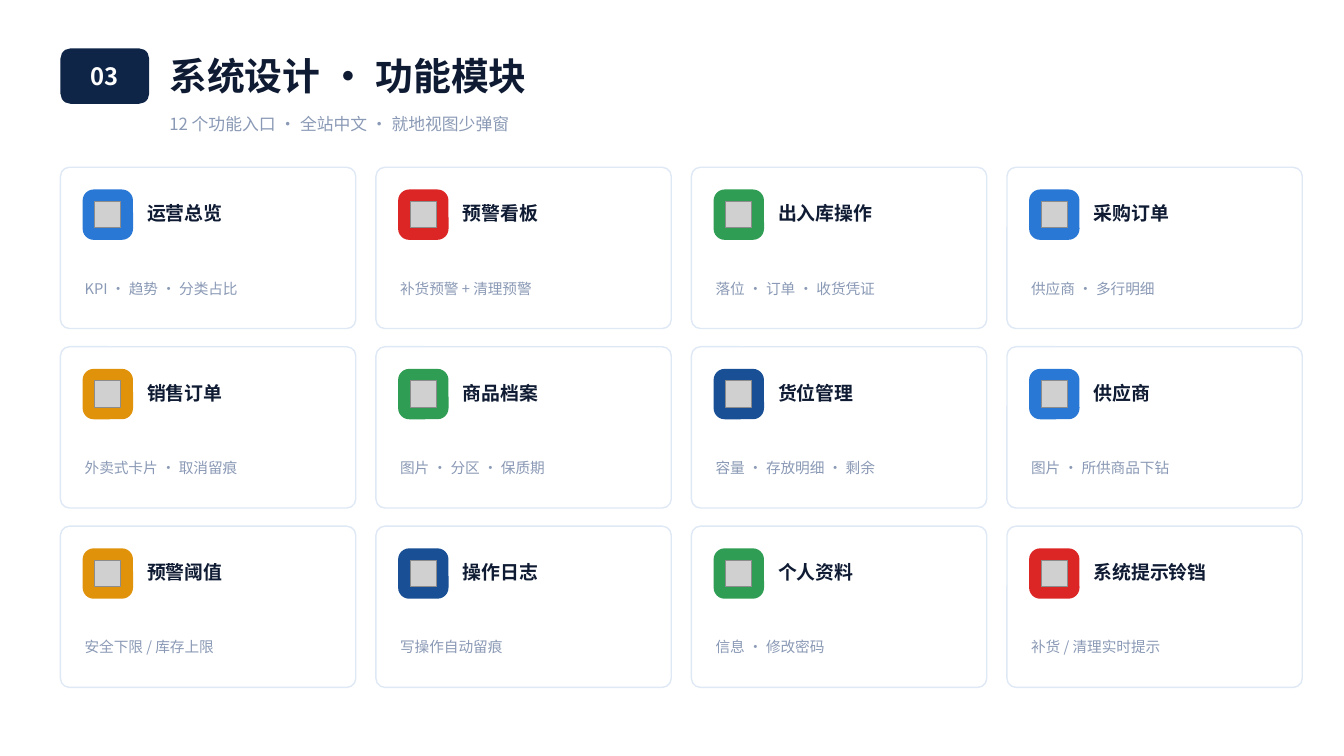
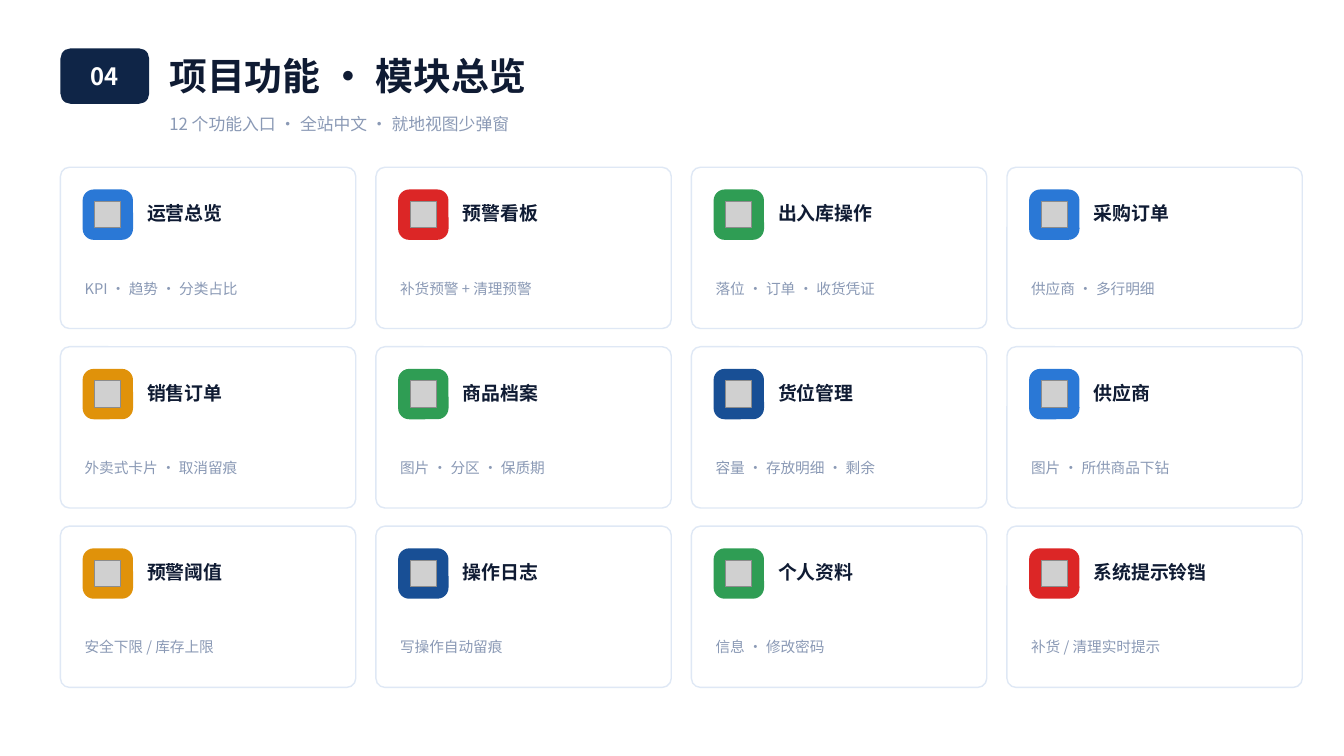
Before and after one commit to bal483836-ctrl/Warehouse_MS, a slide deck: slide 7 of 小明智库-答辩汇报.pptx (slide 6 before the commit). Drawn at 1344x756 pixels with LibreOffice and Linux fonts; fonts in the diff are those of the drawing; grey boxes stand for pictures. Boxes give left, top, right and bottom in pixels: in the first picture for what was removed or moved away, otherwise in the second. Text is boxed around its words. In the diff, an @@ line names an element or a change of style, - is before the commit and + after.

```diff
--- a/小明智库-答辩汇报.pptx
+++ b/小明智库-答辩汇报.pptx
@@ text at [169,58,526,94]: text changed @@
-系统设计 · 功能模块
+项目功能 · 模块总览
@@ text at [91,67,119,86]: text changed @@
-03
+04
```
Also in this commit, not shown: 13 other slides changed, 3 slides added, 3 slides removed.
